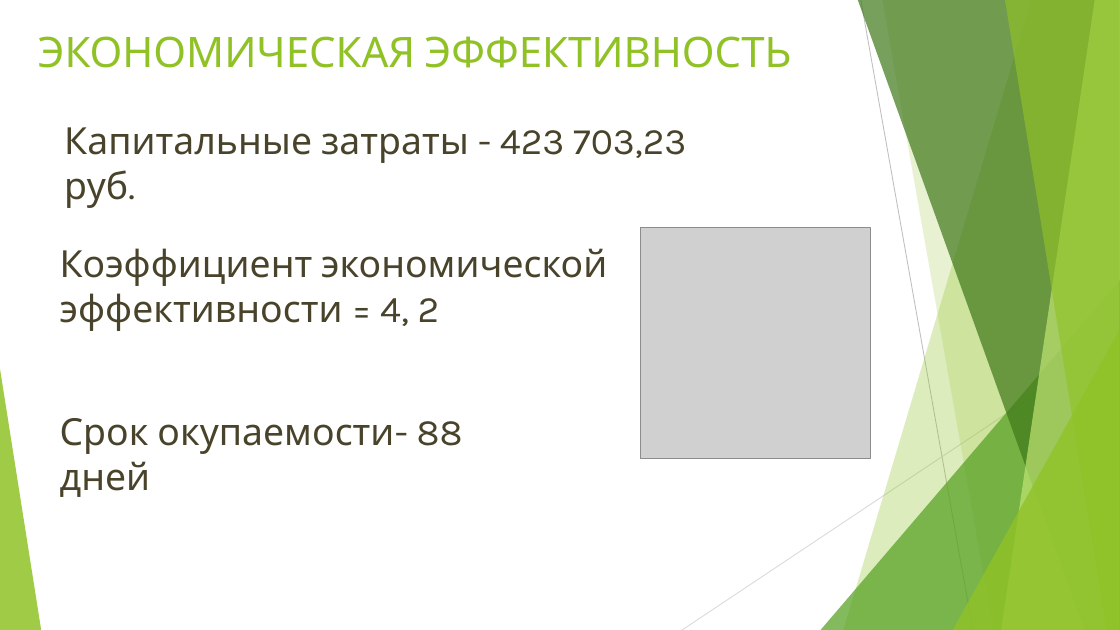
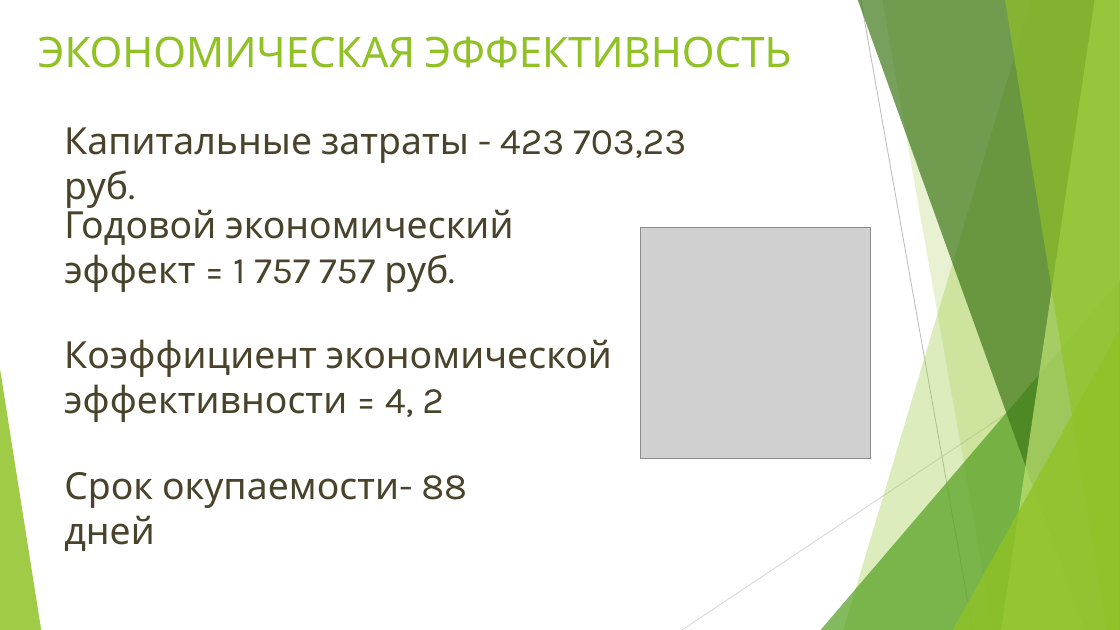
Before and after one commit to cultm1nd/diplom, a slide deck: slide 10 of презентацияДП Боровинских.pptx. Drawn at 1120x630 pixels with LibreOffice and Linux fonts; fonts in the diff are those of the drawing; grey boxes stand for pictures. Boxes give left, top, right and bottom in pixels: in the first picture for what was removed or moved away, otherwise in the second. Text is boxed around its words. In the diff, an @@ line names an element or a change of style, - is before the commit and + after.

```diff
--- a/презентацияДП Боровинских.pptx
+++ b/презентацияДП Боровинских.pptx
@@ text added at bbox=[64, 204, 513, 292], 32 pt, text #48432A @@
+Годовой экономический эффект = 1 757 757 руб.
@@ text "Коэффициент экономической эффективности = 4, ...": place and size @@
-text "Коэффициент экономической эффективности = 4, ..." at bbox=[60, 248, 607, 331]
+text "Коэффициент экономической эффективности = 4, ..." at bbox=[64, 339, 612, 422]
@@ text "Срок окупаемости- 88 дней": place and size @@
-text "Срок окупаемости- 88 дней" at bbox=[60, 418, 463, 497]
+text "Срок окупаемости- 88 дней" at bbox=[64, 472, 467, 551]
```
Also in this commit, not shown: 2 other slides changed.
